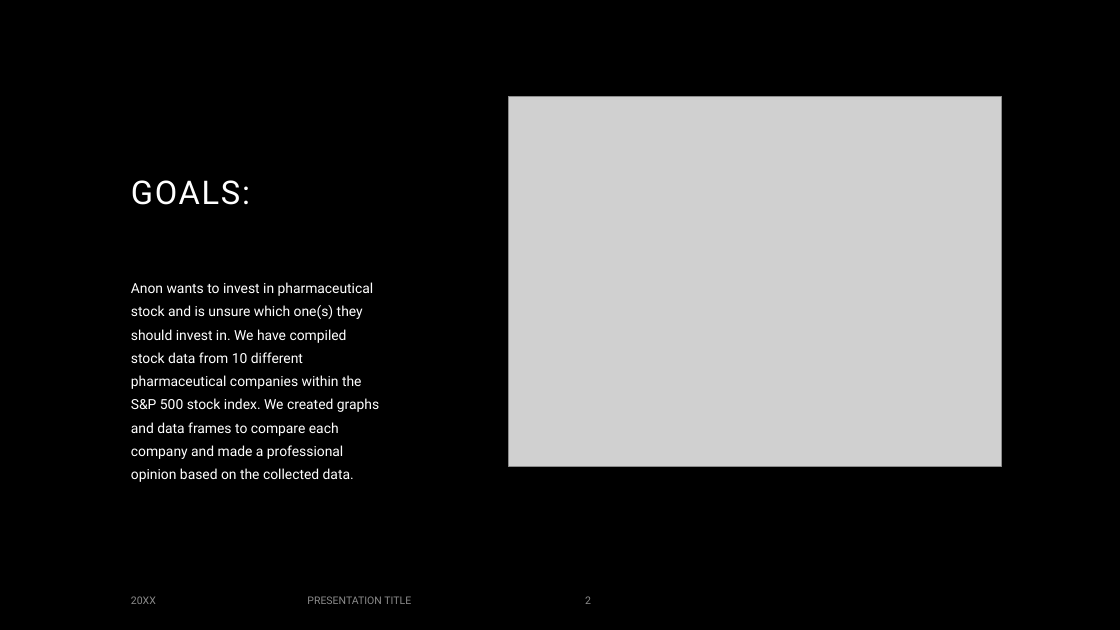
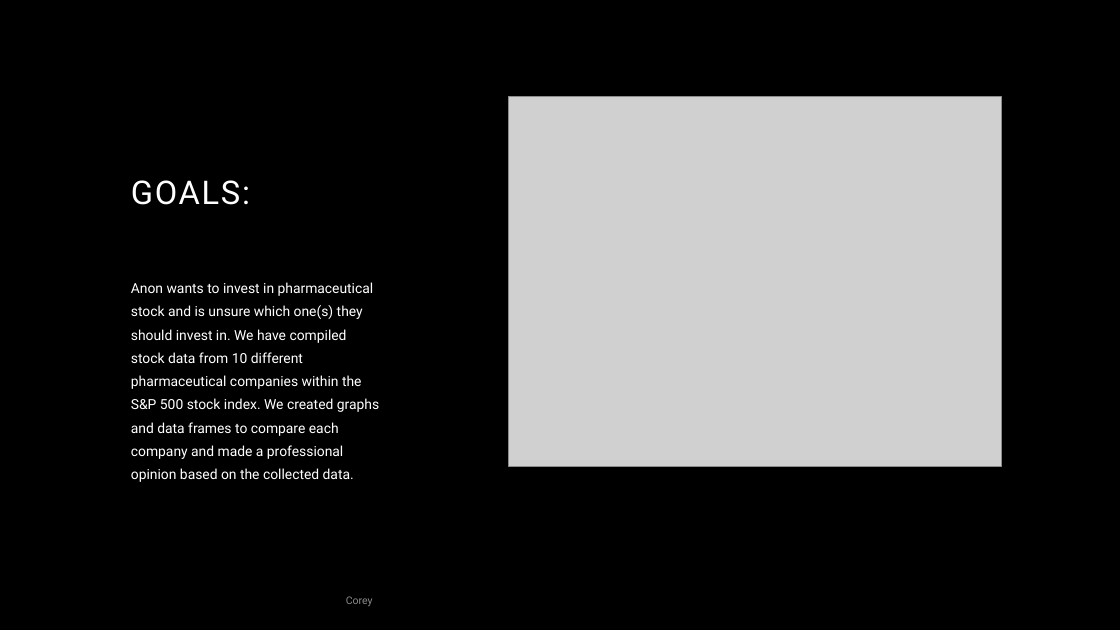
Before and after one commit to proctorsjackson/group_3_project_1, a slide deck: slide 2 of Powerpoint.pptx. Drawn at 1120x630 pixels with LibreOffice and Linux fonts; fonts in the diff are those of the drawing; grey boxes stand for pictures; background and template pictures are left out. Boxes give left, top, right and bottom in pixels: in the first picture for what was removed or moved away, otherwise in the second. Text is boxed around its words. In the diff, an @@ line names an element or a change of style, - is before the commit and + after.

```diff
--- a/Powerpoint.pptx
+++ b/Powerpoint.pptx
@@ text removed at [131,596,156,604] @@
-20XX
@@ text at [346,596,373,606]: text changed @@
-PRESENTATION TITLE
+Corey
@@ page number removed at [585,596,591,604] @@
-2
```
Also in this commit, not shown: 5 other slides changed, 2 slides added, 1 other file.
